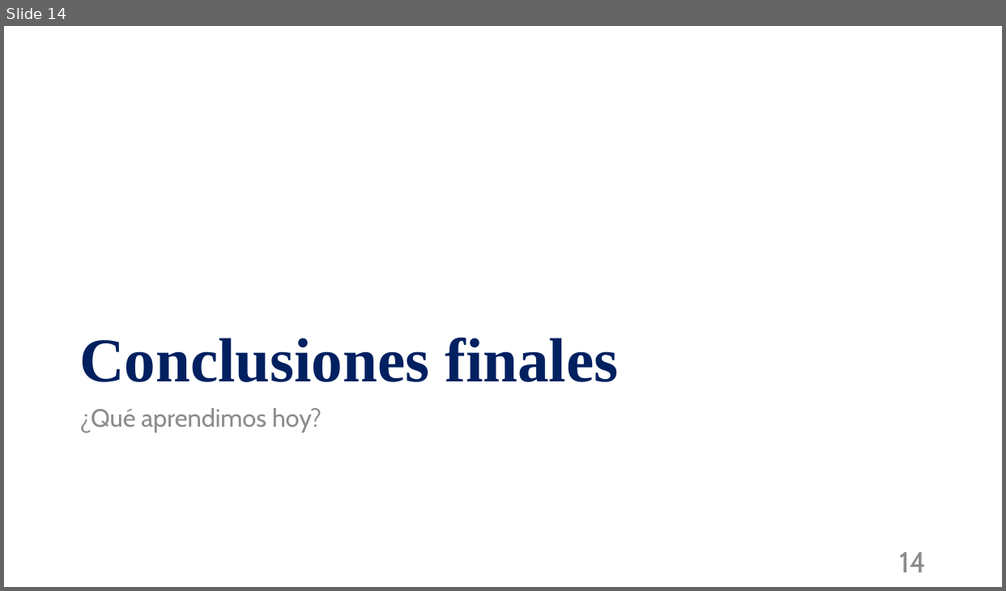
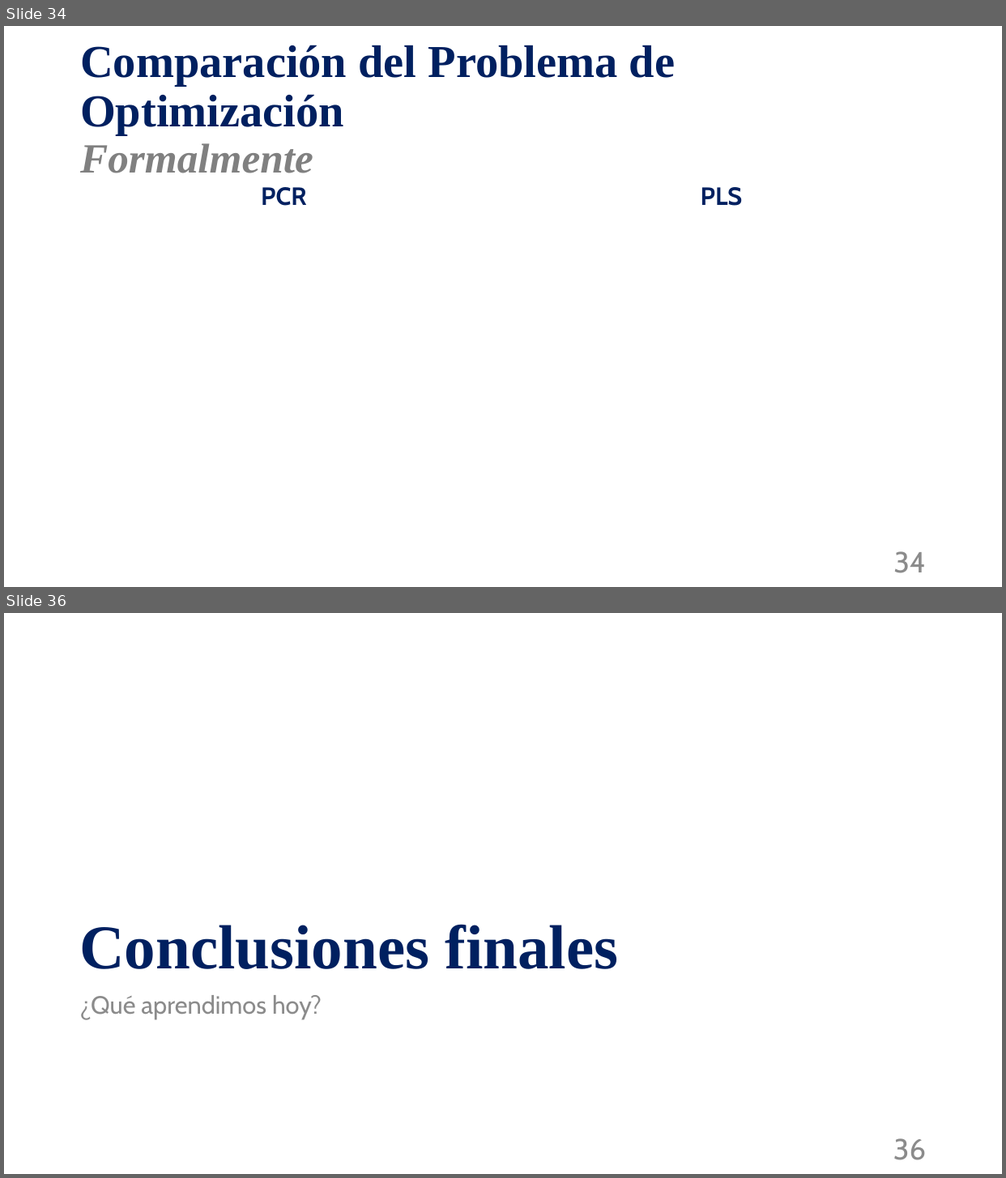
Before and after one commit to mnromero/BigData_UBA, a slide deck: Clase 09. Metodos de Regularizacion_Ridge_LASSO/C09_P2_seleccion_modelos_lineales.pptx. Shown one above the other, each under a label of ours: slide 14 before the commit, slides 34 and 36 after it; the slides between them are not shown. The pictures are 1006x591 and 1006x1178 pixels, drawn with LibreOffice and Linux fonts; fonts in the diff are those of the drawing; grey boxes stand for pictures. Boxes give left, top, right and bottom in pixels: in the first picture for what was removed or moved away, otherwise in the second. Text is boxed around its words. In the diff, an @@ line names an element or a change of style, - is before the commit and + after.

```diff
--- a/Clase 09. Metodos de Regularizacion_Ridge_LASSO/C09_P2_seleccion_modelos_lineales.pptx
+++ b/Clase 09. Metodos de Regularizacion_Ridge_LASSO/C09_P2_seleccion_modelos_lineales.pptx
@@ slide 34 added at <box>4,26,1002,587</box>, background #FFFFFF @@
@@ title added at <box>80,45,675,173</box>, 44 pt, text #002060, bold @@
+Comparación del Problema de Optimización
+Formalmente
@@ text added at <box>261,187,306,206</box>, 24 pt, text #002060, bold @@
+PCR
@@ text added at <box>701,187,743,206</box>, 24 pt, text #002060, bold @@
+PLS
@@ page number added at <box>893,552,926,574</box>, 28 pt, text #8C8C8C @@
+34
@@ what was slide 14 is now slide 36 @@
@@ page number at <box>893,1139,926,1161</box>: text changed @@
-14
+36
```
Also in this commit, not shown: 2 slides changed, 22 other slides added, 2 other files.
